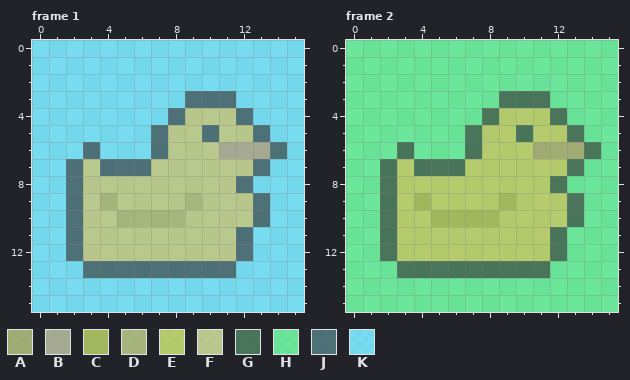
One commit to this pixel-art file: assets/checkpoint.aseprite. Above, as it was before the edit.
16x16 pixels, 2 frames. Shown: frame 1, frame 2.
Palette (. is transparent): A #9ead6be5  B #a3aa8de5  C #9fba52e5  D #a4b774e5  E #b3cf63e5  F #b8cb85e5  G #3c6f4de5  H #47ff85b4  J #416b6fe5  K #59f1ffb4
After:
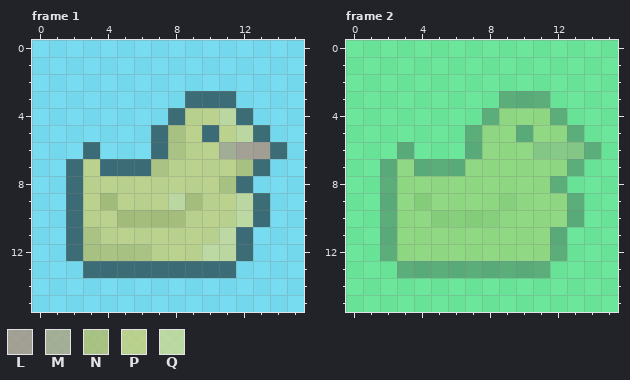
Colours new in this view: L #9d9f8dda  M #9db08dda  N #a4c779da  P #b8d984da  Q #bbe19dda
The exact change:
layer "Layer 2" opacity 100% -> 50%
colour A: #9ead6be5 -> #78d176cc
colour C: #9fba52e5 -> #78d868cc
colour D: #a4b774e5 -> #9ec06eda
colour E: #b3cf63e5 -> #84e472cc
colour G: #3c6f4de5 -> #41ae66cc
colour J: #416b6fe5 -> #256369da
Changed rows in their new state; - is a pixel that keeps its letter.
Frame 1, layer "Layer 2":
first column x 3:
 4 ------PPQ--
 5 -----NP-PQ-
 6 -----NPPMLL
 7 P---NPPPPN-
 8 PPPPPPPPN--
 9 P-PPPQ-PPQ-
10 PP----PPPQ-
11 NPPPPPPPQ--
12 NNNNPPPQQ--
